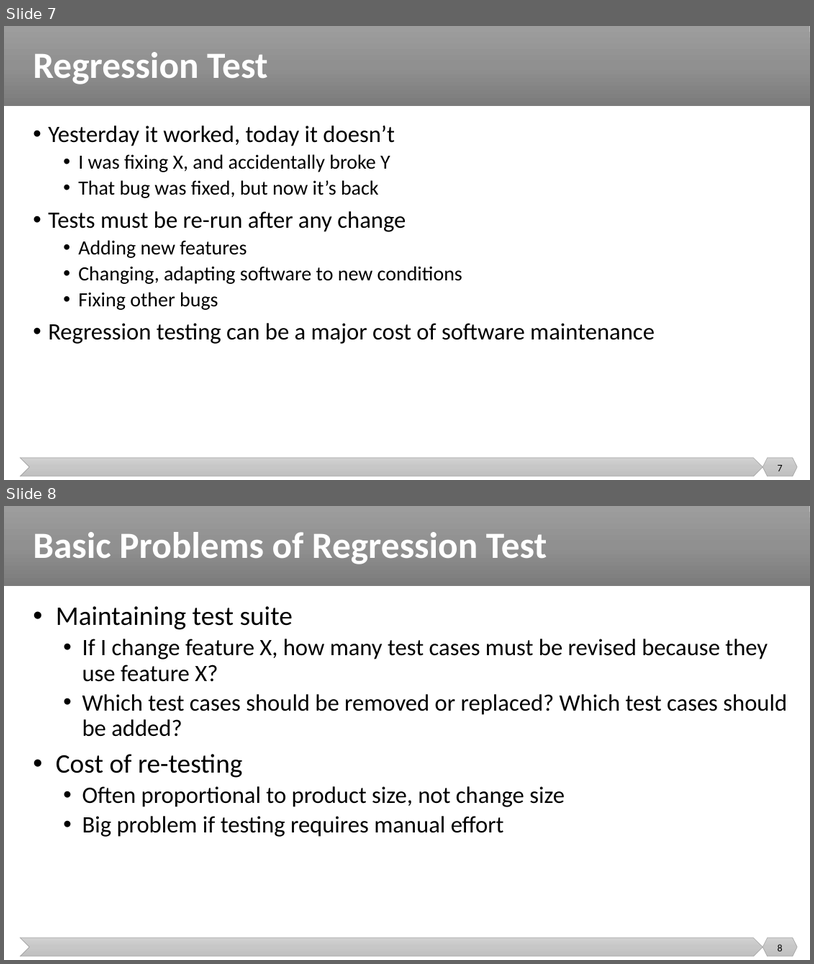
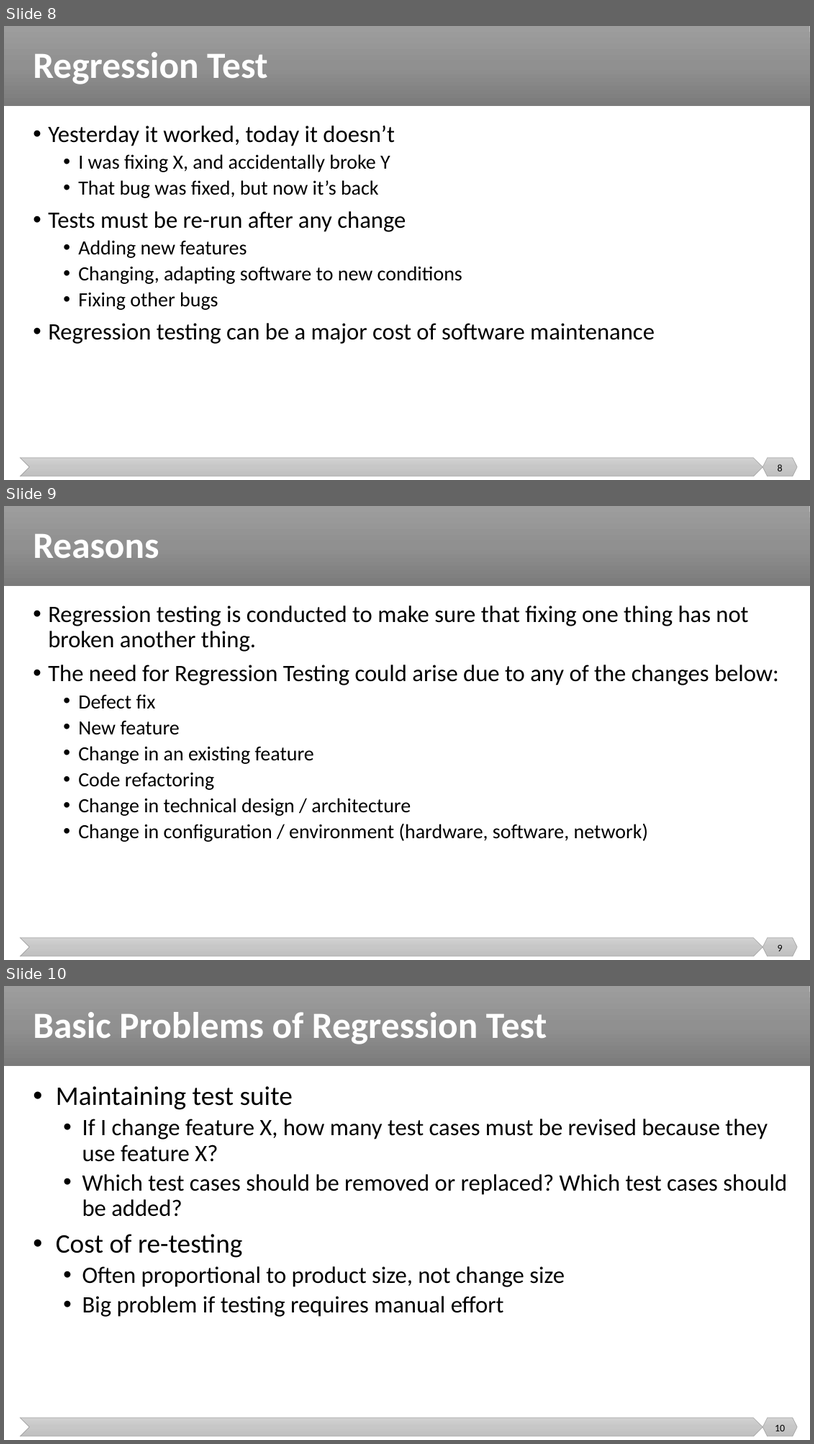
Before and after one commit to malenezi/malenezi, a slide deck: new_SE401/Lectures/8-Integration, System and Regression Testing/Regression Testing.pptx. Shown one above the other, each under a label of ours: slides 7 and 8 before the commit, slides 8, 9 and 10 after it. The pictures are 814x964 and 814x1444 pixels, drawn with LibreOffice and Linux fonts; fonts in the diff are those of the drawing. Boxes give left, top, right and bottom in pixels: in the first picture for what was removed or moved away, otherwise in the second. Text is boxed around its words. In the diff, an @@ line names an element or a change of style, - is before the commit and + after.

```diff
--- a/new_SE401/Lectures/8-Integration, System and Regression Testing/Regression Testing.pptx
+++ b/new_SE401/Lectures/8-Integration, System and Regression Testing/Regression Testing.pptx
@@ slide 9 added at [4,506,810,960], background #FFFFFF; not listed: 3 template elements that a slide beside it also shows @@
@@ title added at [33,534,159,558], 44 pt, text #FFFFFF, bold @@
+Reasons
@@ text added at [48,605,779,842], 24 pt, text #000000 @@
+• Regression testing is conducted to make sure that fixing one thing has not broken another thing.
+• The need for Regression Testing could arise due to any of the changes below:
+  • Defect fix
+  • New feature
+  • Change in an existing feature
+  • Code refactoring
+  • Change in technical design / architecture
+  • Change in configuration / environment (hardware, software, network)
@@ page number added at [778,944,783,951], 12 pt, text #000000 @@
+9
@@ what was slide 7 is now slide 8 @@
@@ page number at [778,464,783,471]: text changed @@
-7
+8
@@ what was slide 8 is now slide 10 @@
@@ page number at [775,1424,785,1431]: text changed @@
-8
+10
```
Also in this commit, not shown: 2 slides changed, 1 other slide added, 19 other files.
